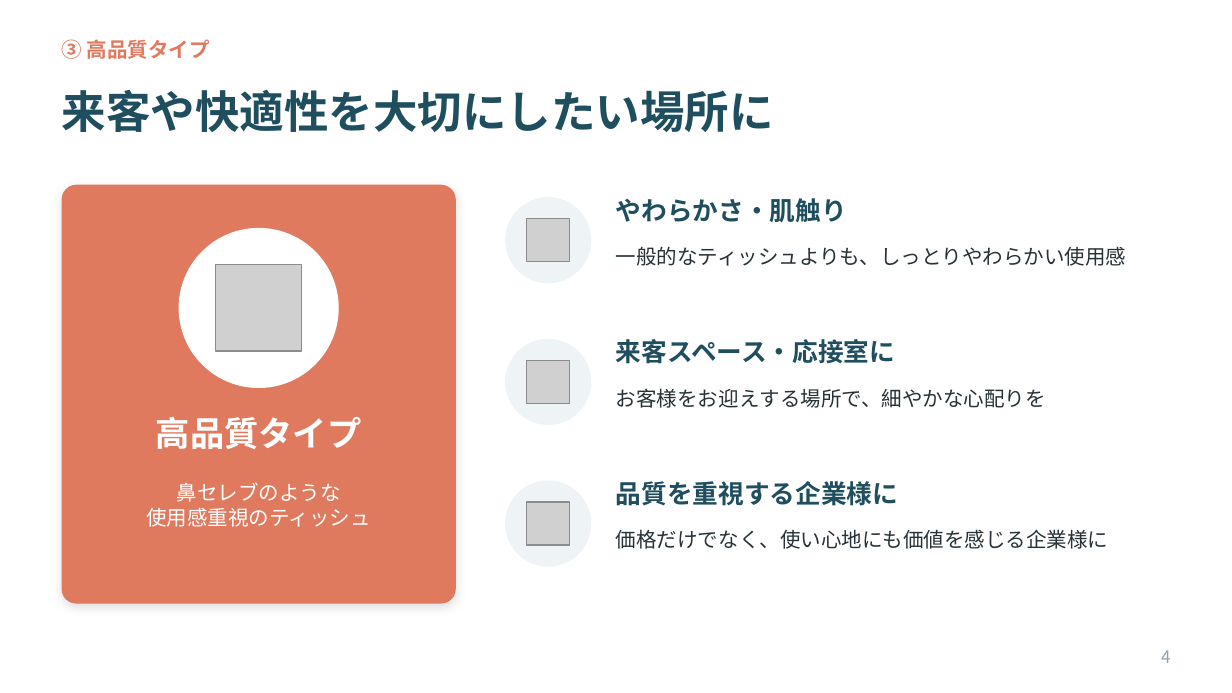
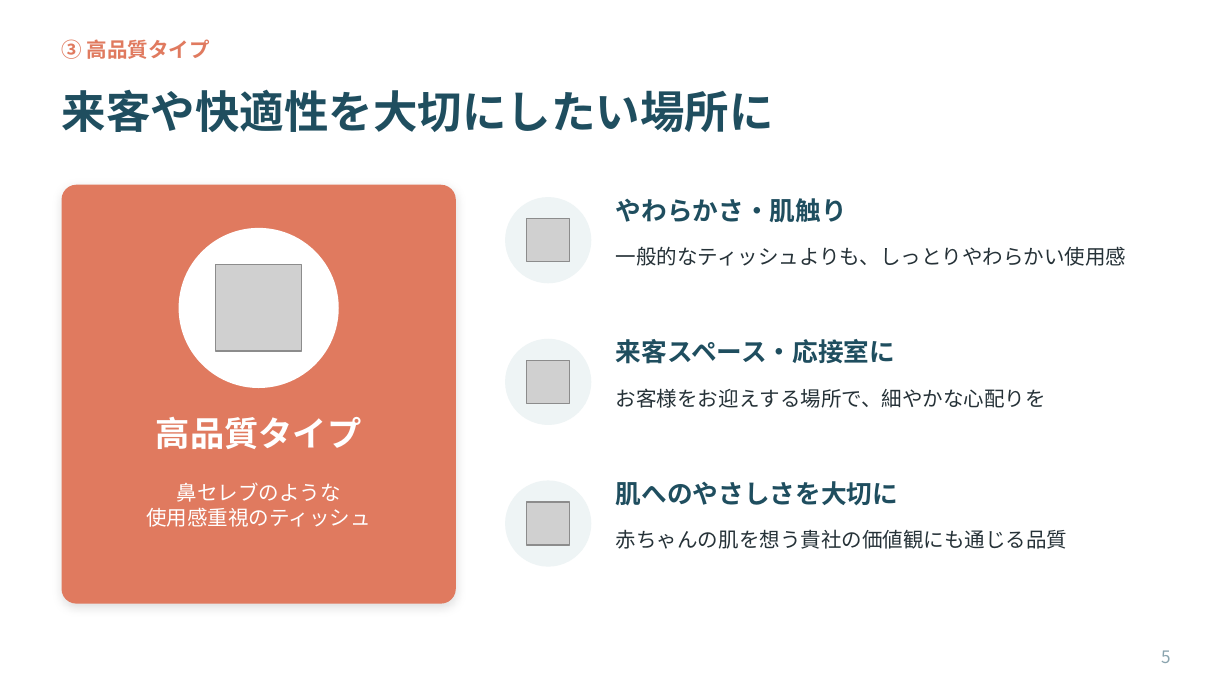
Before and after one commit to ha19870907-a11y/turbo-disco, a slide deck: slide 5 of tissue_sales_roleplay.pptx (slide 4 before the commit). Drawn at 1232x693 pixels with LibreOffice and Linux fonts; fonts in the diff are those of the drawing; grey boxes stand for pictures. Boxes give left, top, right and bottom in pixels: in the first picture for what was removed or moved away, otherwise in the second. Text is boxed around its words. In the diff, an @@ line names an element or a change of style, - is before the commit and + after.

```diff
--- a/tissue_sales_roleplay.pptx
+++ b/tissue_sales_roleplay.pptx
@@ text at (616, 481, 898, 506): text changed @@
-品質を重視する企業様に
+肌へのやさしさを大切に
@@ text at (616, 529, 1067, 549): text changed @@
-価格だけでなく、使い心地にも価値を感じる企業様に
+赤ちゃんの肌を想う貴社の価値観にも通じる品質
@@ page number at (1161, 650, 1171, 663): text changed @@
-4
+5
```
Also in this commit, not shown: 3 other slides changed, 2 slides added, 1 slide removed.
